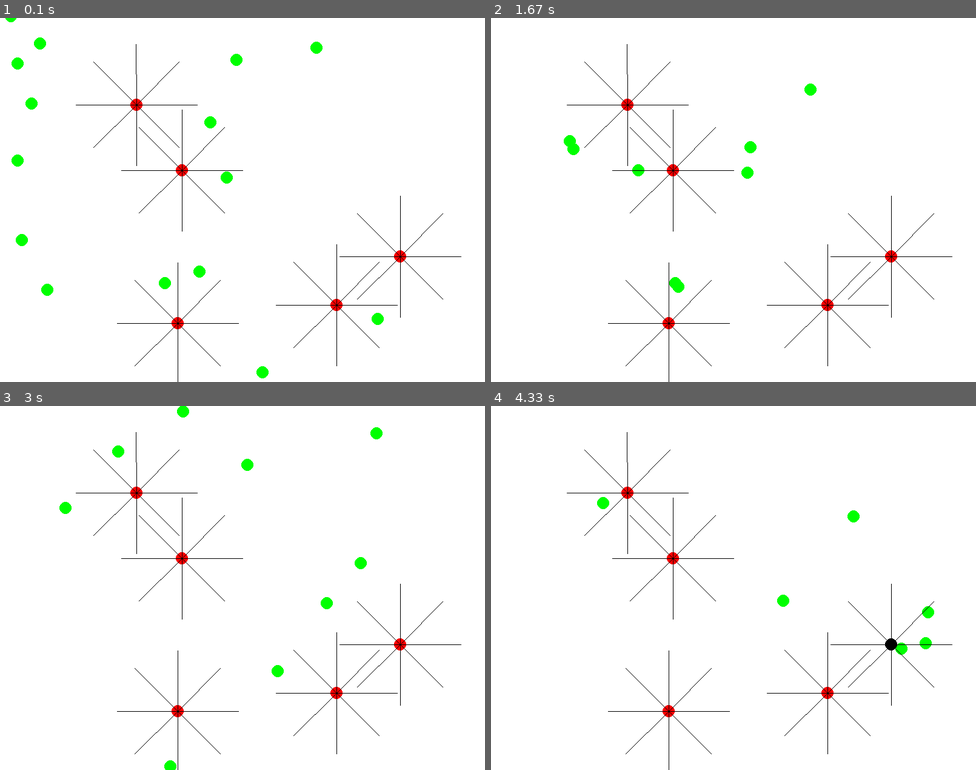
Above: before the commit, frames 1-4 (two rows, left to right).
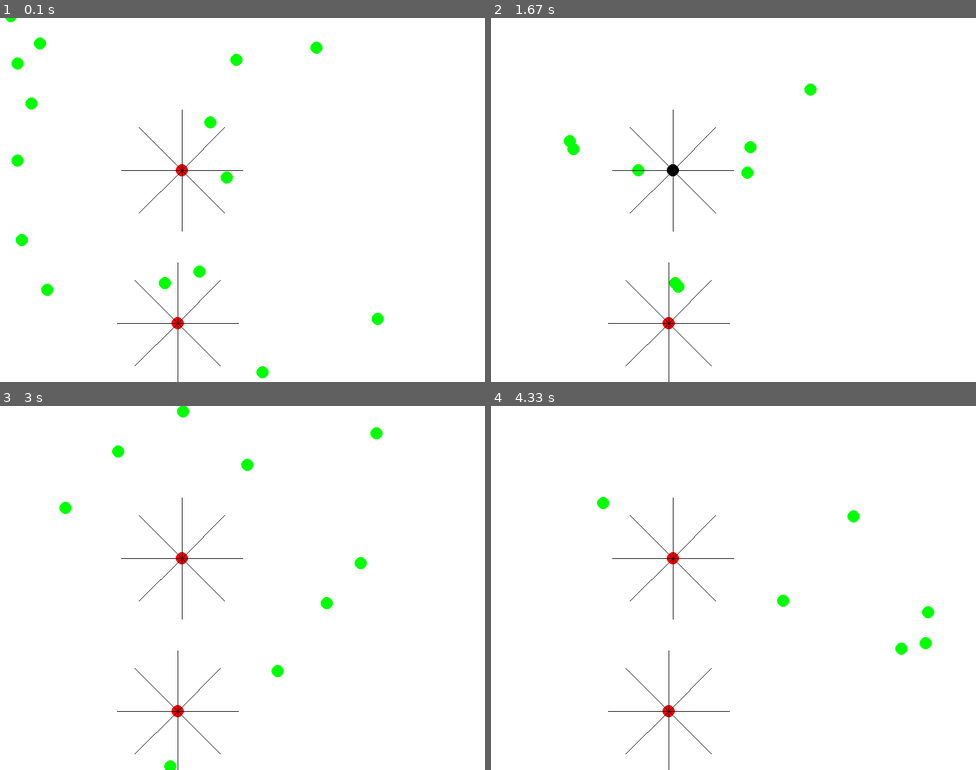
Above: after the commit, the same moments.

Repository: Florian-DELRIEU/IA-PreyPredators
Game: pygame game, started from main.py
Two runs of this game, one before a commit and one after it. Both use one fixed random seed, a clock stepped at 60 frames per second and the inputs below.
Inputs:
- Up to frame 1 (0.1 s): no input
- Up to frame 2 (1.67 s): no input
- Up to frame 3 (3 s): no input
- Up to frame 4 (4.33 s): no input

The runs differ from the first frame. In frame 1, 0.6% of the frame differs, in the area x 15-96%, y 7-96%; in frame 2, 0.6%; in frame 3, 0.6%; in frame 4, 0.6%.

Commit message:
[0.7] - fix #1

Diff:
--- a/classes.py
+++ b/classes.py
@@ -24,6 +24,7 @@
     def draw(self, window):
         pygame.draw.circle(window, self.color, (self.x, self.y), self.size)
         if self.is_predator: self.draw_rays(window)
+
 
     def move(self,method = "random"):
         if not self.is_predator:    method = "random"
@@ -68,10 +69,10 @@
         return closest_prey
 
     def keep_in_screen(self):
-        # todo fix this
-        # Assurer que les blobs restent dans la fenêtre
-        self.x = max(0, min(self.x, width - self.size))
-        self.y = max(0, min(self.y, height() - self.size))
+        """ Assure que les blobs restent dans les limites de l'écran """
+        screen_width, screen_height = pygame.display.get_surface().get_size()
+        self.x = max(self.size, min(self.x, screen_width - self.size))
+        self.y = max(self.size, min(self.y, screen_height - self.size))
 
     def line_intersects_circle(self, x1, y1, x2, y2, cx, cy, prey_radius):
         """
--- a/main.py
+++ b/main.py
@@ -5,7 +5,7 @@
 
 # Blobs
 Preys = [blob(None,None,False) for _ in range (15)]
-Predators = [blob(None,None,True) for _ in range (5)]
+Predators = [blob(None,None,True) for _ in range (2)]
 
 # Boucle principale
 running = True
@@ -23,11 +23,11 @@
         blob.move()
     for blob in Predators:
         blob.target = None
-        blob.draw(window)
         blob.target = blob.detect(Preys)
         blob.move()
-    if blob.target is not None: blob.color = BLACK
-    if blob.target is None:     blob.color = RED
+        blob.draw(window)
+        if blob.target is not None: blob.color = BLACK
+        if blob.target is None:     blob.color = RED
     pygame.display.update()
 
 # Quitter Pygame
